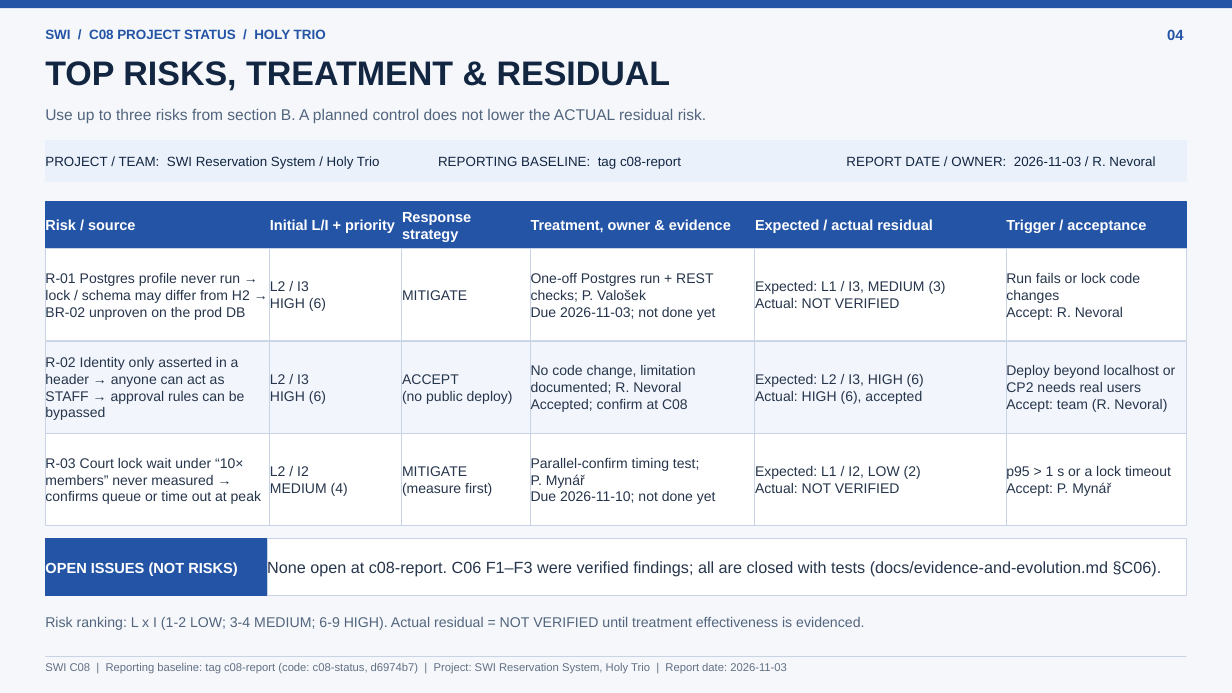
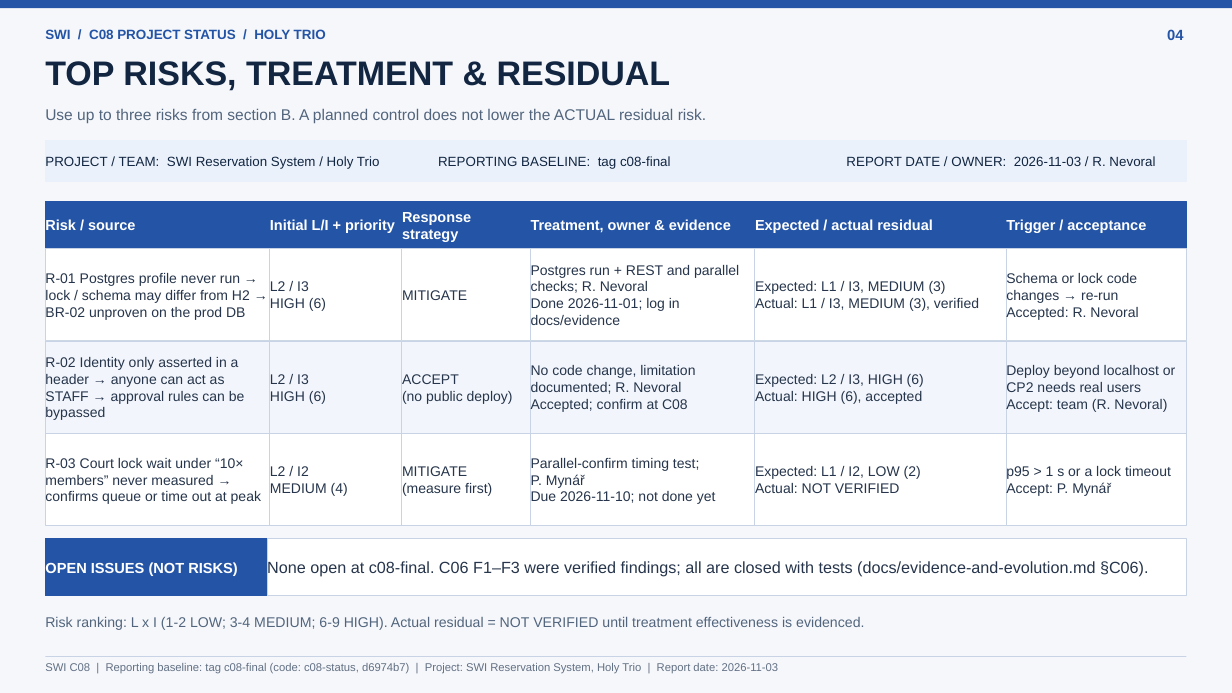
Before and after one commit to tewyss/Reservation-System-SWI, a slide deck: slide 4 of docs/c08-project-status.pptx. Drawn at 1232x693 pixels with LibreOffice and Linux fonts; fonts in the diff are those of the drawing. Boxes give left, top, right and bottom in pixels: in the first picture for what was removed or moved away, otherwise in the second. Text is boxed around its words. In the diff, an @@ line names an element or a change of style, - is before the commit and + after.

Commit message:
C08: R-01 treatment - PostgreSQL verification run

```diff
--- a/docs/c08-project-status.pptx
+++ b/docs/c08-project-status.pptx
@@ text in rectangle at [438, 156, 671, 169]: text changed @@
-REPORTING BASELINE: tag c08-report
+REPORTING BASELINE: tag c08-final
@@ text in rectangle at [531, 265, 739, 325]: text changed @@
-One-off Postgres run + REST checks; P. Valošek
-Due 2026-11-03; not done yet
+Postgres run + REST and parallel checks; R. Nevoral
+Done 2026-11-01; log in docs/evidence
@@ text in rectangle at [755, 298, 979, 311]: text changed @@
-Actual: NOT VERIFIED
+Actual: L1 / I3, MEDIUM (3), verified
@@ text in rectangle at [1006, 272, 1138, 321]: text changed @@
-Run fails or lock code changes
-Accept: R. Nevoral
+Schema or lock code changes → re-run
+Accepted: R. Nevoral
@@ text in rectangle at [267, 560, 1149, 577]: text changed @@
-None open at c08-report. C06 F1–F3 were verified findings; all are closed with tests (docs/evidence-and-evolution.md §C06).
+None open at c08-final. C06 F1–F3 were verified findings; all are closed with tests (docs/evidence-and-evolution.md §C06).
@@ text at [45, 663, 779, 674]: text changed @@
-SWI C08 | Reporting baseline: tag c08-report (code: c08-status, d6974b7) | Project: SWI Reservation System, Holy Trio | Report date: 2026-11-03
+SWI C08 | Reporting baseline: tag c08-final (code: c08-status, d6974b7) | Project: SWI Reservation System, Holy Trio | Report date: 2026-11-03
```
Also in this commit, not shown: 5 other slides changed, 3 other files.
